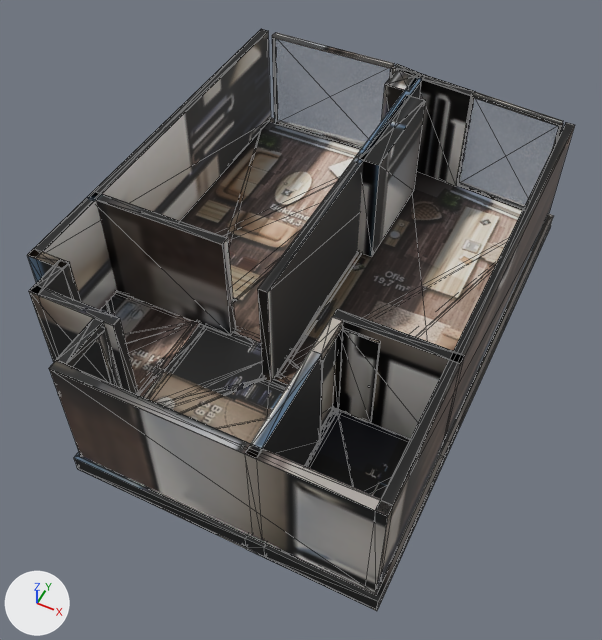
The glTF model akasya-3d/kent-7/model.glb, before and after one commit.
Rendered twice from a 50 mm camera at (4.79, -9.81, 11.55) aimed at (0.25, -0.73, 0.2). The lights are fixed; the arrows at lower left show +X, +Y and +Z. The older version comes first. Mesh edges are drawn as thin lines. Where no turn or scale is listed for an object, it has been applied to the vertices. Vertices at exactly the same position are counted once.
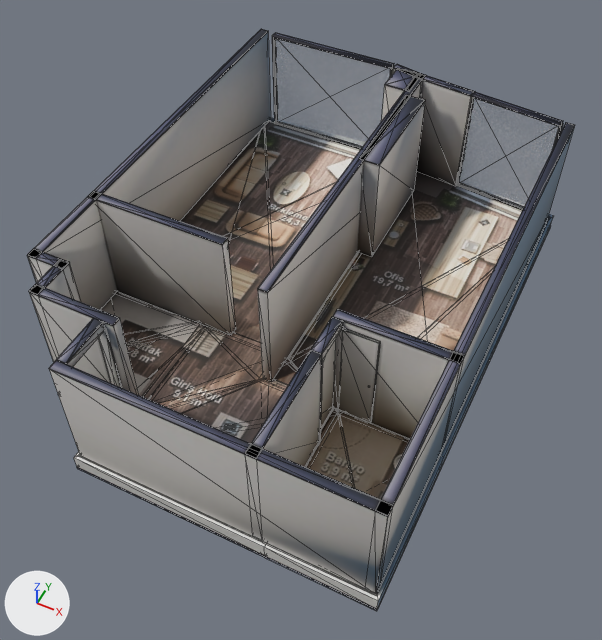
Pixel boxes [x1, y1, x2, y2] of what changed, in the pictures (602 x 640 px):
'Mesh_0', surface changed, reshaped: [27, 29, 575, 611] in both
part 1 of me_mesh_0, deleted (mostly hidden): before [74, 118, 553, 558]
part 2 of me_mesh_0, surface changed: [27, 29, 574, 610] in both

The change, as a list of edits to the scene's bpy script:
```text
Change mat_baked:
    where n3 = _N.new('ShaderNodeMapping'); n3.name = 'Mapping'
    n3.inputs[3].default_value: (15.97, 15.98, 1.0) -> (15.92, 15.98, 1.0)  # 'Scale'
Change me_mesh_0:
    used by ob_mesh_0; location = (-3.56, 5.04, -0.36)
    remove me_mesh_0.from_pydata(...)  # 946 vertices, 1700 faces; spans x 0.0..7.13, y -9.91..0.0, z 0.0..2.62
    add me_mesh_0.from_pydata(...)  # 782 vertices, 1372 faces; spans x 0.0..7.13, y -9.91..0.0, z 0.0..2.62
    me_mesh_0 part 1: 164 vertices removed from x 0.0..7.11, y -9.91..-0.27, z 0.0..0.36
    me_mesh_0 part 2: 1017 kept faces spanning x 0.0..7.13, y -9.91..0.0, z 0.0..2.62 get new texture (UV) coordinates
```
